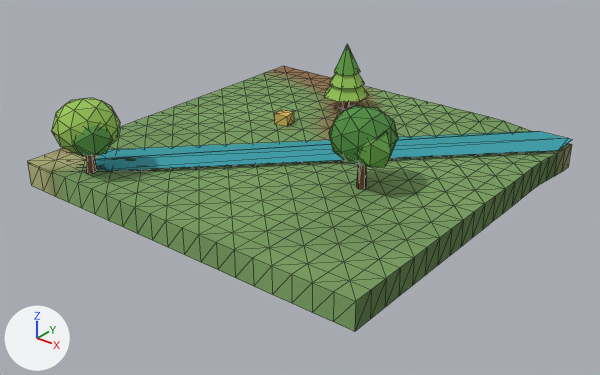
A saved change to the glTF model client/public/models/chunks/1_0.glb.
Before and after are seen from a 50 mm camera at (81.5, -61.7, 25.4) aimed at (45.8, -17.1, -2.3). Every picture has the same lights, and +X, +Y and +Z are marked at lower left. The first picture is the older version. Mesh edges are drawn as thin lines. Vertices at exactly the same position are counted once.

Names of what the first picture shows: 'scenery', 'terrain'.
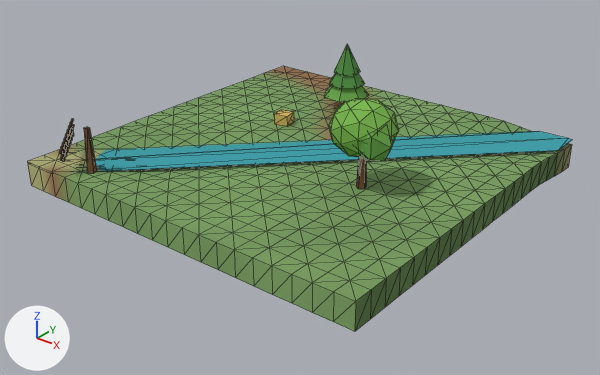
Pixel boxes [x1, y1, x2, y2] of what changed, in the pictures (600 x 375 px; the box of a moved part takes in the faces that stretch with it):
'scenery', reshaped: before [52, 44, 573, 189]; after [59, 44, 573, 189]
part 1 of me_scenery, moved or reshaped: before [329, 106, 398, 165]; after [329, 98, 399, 157]
part 2 of me_scenery, moved or reshaped: before [359, 135, 394, 167]; after [358, 129, 395, 161]
part 3 of me_scenery, deleted (green): before [52, 98, 120, 155]
part 4 of me_scenery, deleted (green): before [74, 125, 113, 157]
part 5 of me_scenery, cut back (mostly hidden before): before [86, 156, 97, 173]; after [59, 119, 97, 173]
part 6 of me_scenery, moved or reshaped (not visible afterwards): before [342, 102, 350, 110]
part 7 of me_scenery, moved or reshaped: before [356, 165, 366, 189]; after [356, 157, 366, 189]
part 8 of me_scenery, recoloured: [86, 44, 369, 188] in both

Patch to the scene script:
```diff
--- a/client/public/models/chunks/1_0.glb.py
+++ b/client/public/models/chunks/1_0.glb.py
@@ me_scenery @@
 # used by ob_scenery; location = (0.0, 0.0, 0.0)
-me_scenery.from_pydata(...)  # 283 vertices, 464 faces; spans x 30.0..60.0, y -30.3..0.0, z -0.2..6.0
+me_scenery.from_pydata(...)  # 301 vertices, 472 faces; spans x 29.8..60.0, y -30.2..0.0, z -0.2..6.5
+# me_scenery part 1: the loose piece of 42 vertices spanning x 49.7..54.3, y -20.1..-15.9, z 1.8..6.0 is moved by (0.0, 0.0, 0.6)
+# me_scenery part 2: the loose piece of 12 vertices spanning x 51.7..54.7, y -19.8..-17.2, z 2.1..4.7 is moved by (0.0, 0.0, 0.5)
+# me_scenery part 3: the loose piece of 42 vertices spanning x 32.9..37.1, y -30.3..-25.7, z 1.3..5.5 is deleted
+# me_scenery part 4: the loose piece of 12 vertices spanning x 34.8..37.6, y -30.0..-27.0, z 1.7..4.3 is deleted
+# me_scenery part 5: 6 vertices moved from x 34.8..35.2, y -28.2..-27.8, z 2.7 to x 34.8..35.2, y -28.2..-27.8, z 3.3; 16 vertices added at x 29.8..34.6, y -30.2..-25.4, z 1.4..2.0
+# me_scenery part 6: 6 vertices moved from x 41.8..42.2, y -6.2..-5.8, z 3.1 to x 41.8..42.2, y -6.2..-5.8, z 2.8
+# me_scenery part 7: 6 vertices moved from x 51.8..52.2, y -18.2..-17.8, z 3.1 to x 51.8..52.2, y -18.2..-17.8, z 3.5
+# me_scenery part 8: 72 kept faces spanning x 34.6..52.4, y -28.4..-4.0, z -0.1..5.8 get new vertex colours
+# other edits to the shape of me_scenery do not show in these pictures
 me_scenery.materials.append(mat_opaque_matte_vertex_colors)
```
